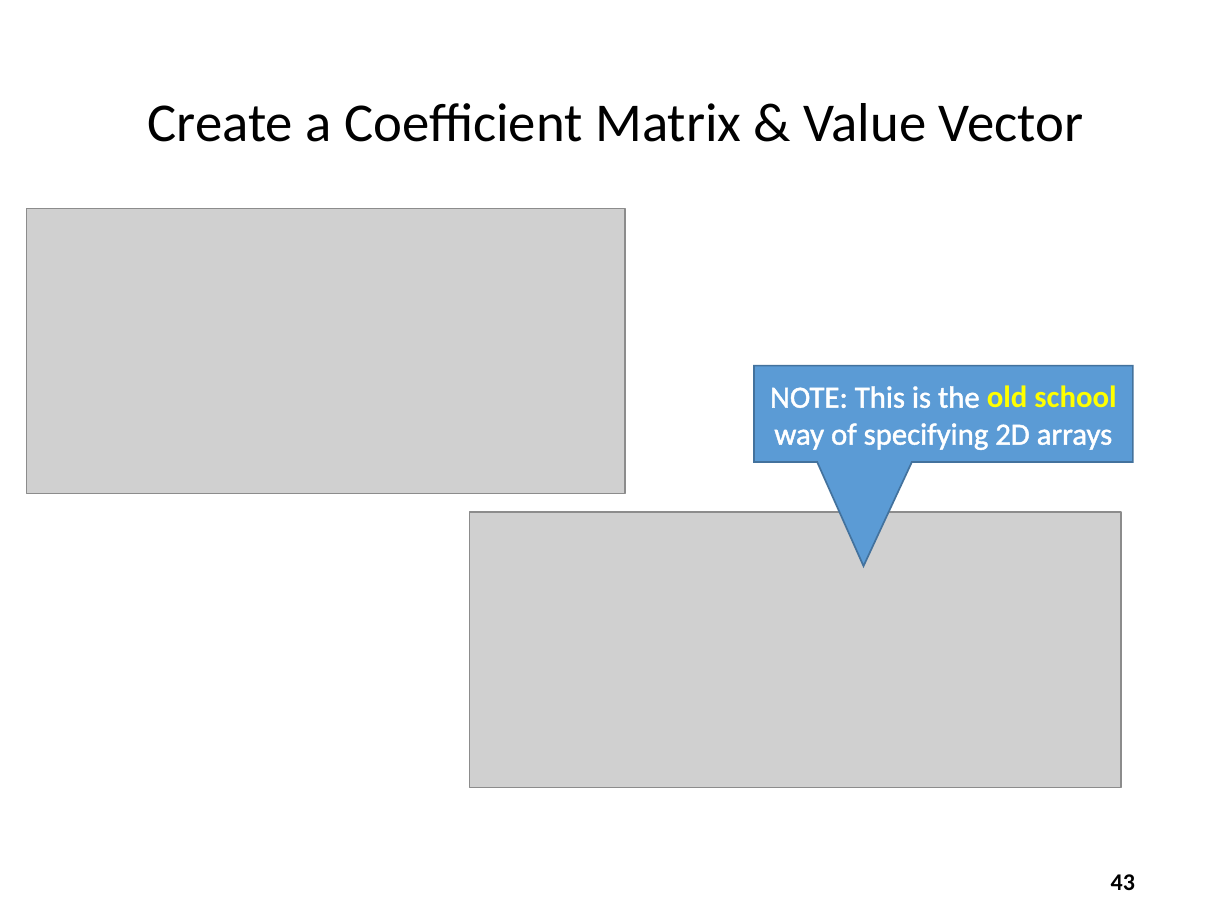
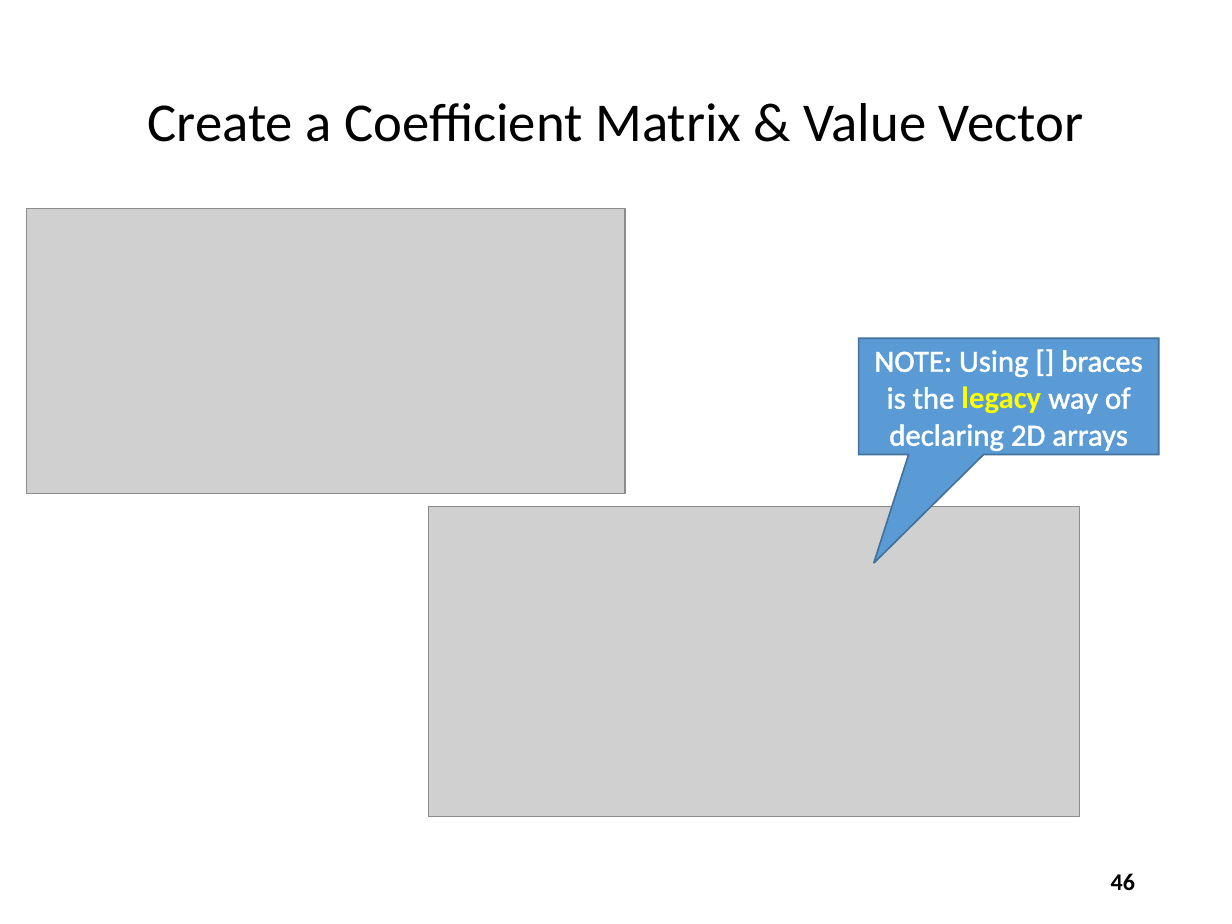
Before and after one commit to dbiersach/scicomp301-cpp-linux, a slide deck: slide 46 of session10/Session 10 - Matrix Algebra, Number Theory.pptx (slide 43 before the commit). Drawn at 1232x924 pixels with LibreOffice and Linux fonts; fonts in the diff are those of the drawing; grey boxes stand for pictures. Boxes give left, top, right and bottom in pixels: in the first picture for what was removed or moved away, otherwise in the second. Text is boxed around its words. In the diff, an @@ line names an element or a change of style, - is before the commit and + after.

```diff
--- a/session10/Session 10 - Matrix Algebra, Number Theory.pptx
+++ b/session10/Session 10 - Matrix Algebra, Number Theory.pptx
@@ speech box "NOTE: Using [] braces is ...": place and size @@
-speech box "NOTE: Using [] braces is ..." at (754, 366, 1132, 462)
+speech box "NOTE: Using [] braces is ..." at (859, 339, 1159, 455)
@@ speech box "NOTE: Using [] braces is ..." at (859, 339, 1159, 455): proportions changed @@
@@ text in speech box at (874, 350, 1142, 451): text changed @@
-NOTE: This is the old school way of specifying 2D arrays
+NOTE: Using [] braces is the legacy way of declaring 2D arrays
@@ picture: place and size @@
-picture at (469, 513, 1121, 788)
+picture at (429, 506, 1080, 816)
@@ page number at (1111, 873, 1135, 890): text changed @@
-43
+46
```
Also in this commit, not shown: 16 other slides changed, 3 slides added, 1 other file.
